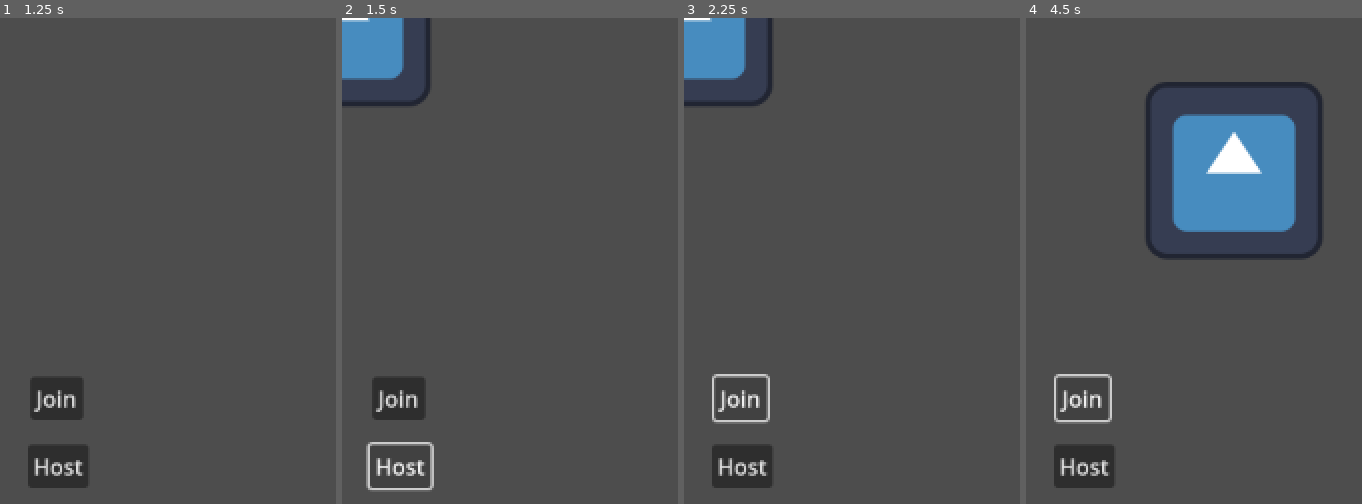
Above: before the commit, frames 1-4 (left to right).
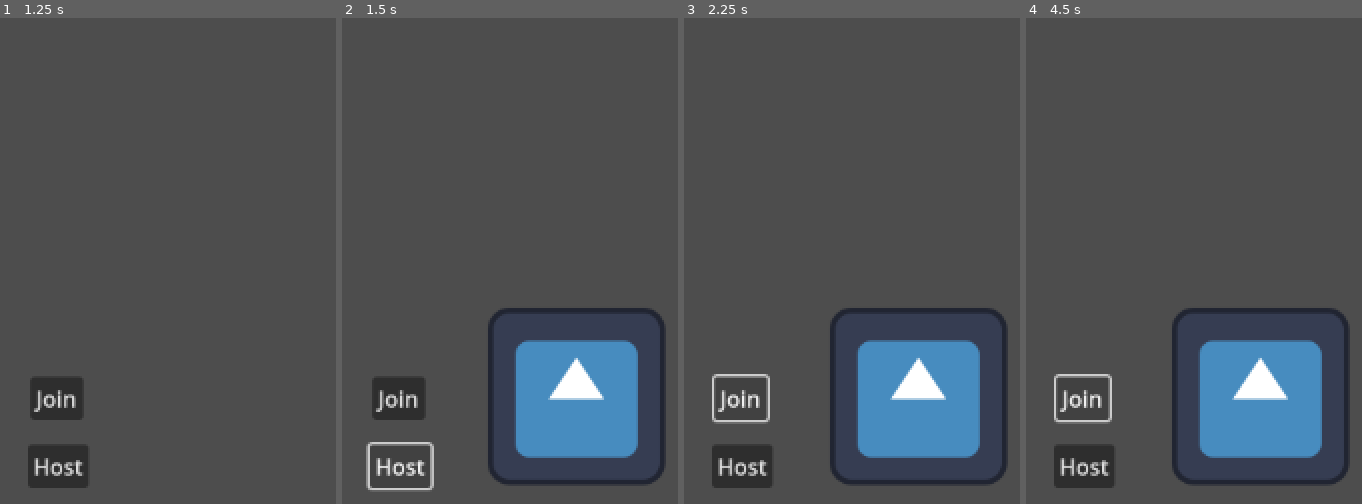
Above: after the commit, the same moments.

Repository: mrosati84/Godot-Multiplayer-Demo
Game: Godot game, scene res://multiplayer.tscn
Same seed, same stepped clock (60 frames per second), same inputs: the game is played once before the commit and once after it. The engine's default icon, where the game draws it, is replaced by a stand-in: a white triangle on a blue panel in a dark square.
Inputs:
- Up to frame 1 (1.25 s): tap Enter at 0.5 s; hold Right (ui_right) from 0.53 s (still down)
- Up to frame 2 (1.5 s): release Right (ui_right) at 1.25 s; click "Host" at 1.25 s
- Up to frame 3 (2.25 s): click "Join" at 2 s
- Up to frame 4 (4.5 s): hold Down (ui_down) 2.78-3.53 s; hold Right (ui_right) 3.53-4.28 s; hold Up (ui_up) from 4.28 s (still down)

Frame 1 is identical in both runs. In frame 2, 14% of the frame differs, in the area x 0-97%, y 0-96%; in frame 3, 14%; in frame 4, 23%, in the area x 35-97%, y 13-96%.

Commit message:
update spawn point

Diff:
--- a/multiplayer.gd
+++ b/multiplayer.gd
@@ -16,4 +16,4 @@
 func _add_player(id = 1):
 	var player_instance = player.instantiate()
 	player_instance.name = str(id)
-	call_deferred("add_child", player_instance)
+	$SpawnPoint.add_child(player_instance)
--- a/multiplayer.tscn
+++ b/multiplayer.tscn
@@ -24,7 +24,10 @@
 
 [node name="MultiplayerSpawner" type="MultiplayerSpawner" parent="."]
 _spawnable_scenes = PackedStringArray("res://player.tscn")
-spawn_path = NodePath("..")
+spawn_path = NodePath("../SpawnPoint")
+
+[node name="SpawnPoint" type="Node2D" parent="."]
+position = Vector2(169, 273)
 
 [connection signal="pressed" from="Join" to="." method="_on_join_pressed"]
 [connection signal="pressed" from="Host" to="." method="_on_host_pressed"]
--- a/player.gd
+++ b/player.gd
@@ -1,12 +1,12 @@
 extends CharacterBody2D
 
-@export var speed = 200
+@export var speed = 400
 
 func _enter_tree():
 	set_multiplayer_authority(name.to_int())
 
 func _physics_process(_delta):
 	if is_multiplayer_authority():
-		velocity = Input.get_vector("ui_left", "ui_right", "ui_up", "ui_down") * speed
+		velocity = Input.get_vector("left", "right", "up", "down") * speed
 
 	move_and_slide()
--- a/player.tscn
+++ b/player.tscn
@@ -1,10 +1,7 @@
-[gd_scene load_steps=5 format=3 uid="uid://bxmrqru3evcj5"]
+[gd_scene load_steps=4 format=3 uid="uid://bxmrqru3evcj5"]
 
 [ext_resource type="Script" path="res://player.gd" id="1_edrwn"]
 [ext_resource type="Texture2D" uid="uid://b1ee4shhvhdsq" path="res://icon.svg" id="1_r8wow"]
-
-[sub_resource type="RectangleShape2D" id="RectangleShape2D_m5vo6"]
-size = Vector2(115, 116)
 
 [sub_resource type="SceneReplicationConfig" id="SceneReplicationConfig_f68tc"]
 properties/0/path = NodePath(".:position")
@@ -19,9 +16,5 @@
 position = Vector2(2.08165e-12, 2.08165e-12)
 texture = ExtResource("1_r8wow")
 
-[node name="CollisionShape2D" type="CollisionShape2D" parent="."]
-position = Vector2(0.5, 0)
-shape = SubResource("RectangleShape2D_m5vo6")
-
 [node name="MultiplayerSynchronizer" type="MultiplayerSynchronizer" parent="."]
 replication_config = SubResource("SceneReplicationConfig_f68tc")
--- a/project.godot
+++ b/project.godot
@@ -14,3 +14,26 @@
 run/main_scene="res://multiplayer.tscn"
 config/features=PackedStringArray("4.1", "Forward Plus")
 config/icon="res://icon.svg"
+
+[input]
+
+up={
+"deadzone": 0.5,
+"events": [Object(InputEventKey,"resource_local_to_scene":false,"resource_name":"","device":-1,"window_id":0,"alt_pressed":false,"shift_pressed":false,"ctrl_pressed":false,"meta_pressed":false,"pressed":false,"keycode":0,"physical_keycode":87,"key_label":0,"unicode":119,"echo":false,"script":null)
+]
+}
+down={
+"deadzone": 0.5,
+"events": [Object(InputEventKey,"resource_local_to_scene":false,"resource_name":"","device":-1,"window_id":0,"alt_pressed":false,"shift_pressed":false,"ctrl_pressed":false,"meta_pressed":false,"pressed":false,"keycode":0,"physical_keycode":83,"key_label":0,"unicode":115,"echo":false,"script":null)
+]
+}
+left={
+"deadzone": 0.5,
+"events": [Object(InputEventKey,"resource_local_to_scene":false,"resource_name":"","device":-1,"window_id":0,"alt_pressed":false,"shift_pressed":false,"ctrl_pressed":false,"meta_pressed":false,"pressed":false,"keycode":0,"physical_keycode":65,"key_label":0,"unicode":97,"echo":false,"script":null)
+]
+}
+right={
+"deadzone": 0.5,
+"events": [Object(InputEventKey,"resource_local_to_scene":false,"resource_name":"","device":-1,"window_id":0,"alt_pressed":false,"shift_pressed":false,"ctrl_pressed":false,"meta_pressed":false,"pressed":false,"keycode":0,"physical_keycode":68,"key_label":0,"unicode":100,"echo":false,"script":null)
+]
+}
